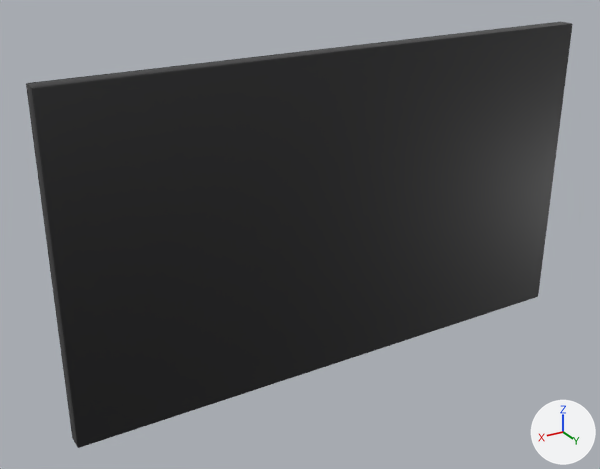
The glTF model apps/web/models/products/86UT9300KNA.glb, before and after one commit.
Rendered twice from a 50 mm lens placed at (1.45, 2.14, 1.59), pointed at (0.13, -0.05, 0.49). Every picture has the same lights, and +X, +Y and +Z are marked at lower right. The picture after the commit comes second.

The first picture shows '86UT9300KNA'.
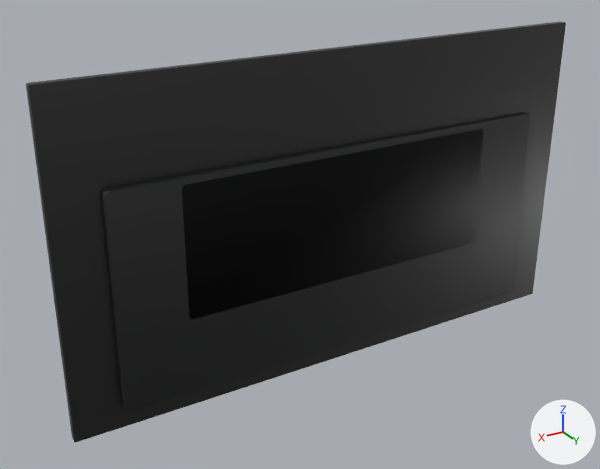
Pixel boxes [x1, y1, x2, y2] of what changed, in the pictures (600 x 469 px):
'86UT9300KNA', reshaped
    before: [26, 21, 573, 448]
    after: [26, 21, 566, 442]
part 1 of me_part, rebuilt (21% narrower, 29% shorter)
    before: [27, 22, 573, 448]
    after: [100, 112, 532, 413]
part 2 of me_part, added (black)
    after: [182, 129, 484, 320]
part 3 of me_part, cut back
    before: [26, 21, 561, 439]
    after: [26, 21, 566, 442]

The edits, one by one:
Material 'dark' (mat_dark) is new.
Its base color is (0.011, 0.0116, 0.013) (black #1b1c1e).
Its coat weight is 0.1.
me_part is used by ob_86ut9300kna; location (0.0, 0.0, 0.0).
me_part had 200 vertices, 388 faces and spanned x -0.96..0.96, y -0.03..0.03, z 0.0..1.1.
me_part no longer uses material mat_body (black #1c1c1e).
me_part now has 528 vertices, 1040 faces and spans x -0.96..0.96, y -0.03..0.03, z 0.0..1.1.
me_part part 1: the loose piece of 96 vertices spanning x -0.96..0.96, y -0.02..0.03, z 0.0..1.1 is rebuilt with 168 vertices and now spans x -0.81..0.81, y 0.0..0.03, z 0.07..0.79, in mat_dark (black #1b1c1e).
me_part part 2: a new loose piece of 168 vertices spanning x -0.58..0.58, y 0.02..0.03, z 0.33..0.77, in mat_dark (black #1b1c1e).
Part 3, on me_part:
53 vertices are removed from x -0.96..0.96, y -0.03..-0.02, z 0.0..1.1.
198 faces are deleted.
5 vertices move from x -0.96..0.96, y -0.03..-0.02, z 0.0..0.01 to x -0.96..0.96, y -0.03..0.0, z 0.0..0.01.
128 vertices are added at x -0.96..0.96, y -0.03..0.0, z 0.0..1.1.
13 new vertices lie (0.0, 0.0, -1.09) away from vertices in x -0.96..0.96, y -0.03, z 1.1.
186 new faces join them, mat_finish (black #1c1c1e).
188 new faces join them, mat_screen (black #050608).
me_part gains material mat_dark (black #1b1c1e).
